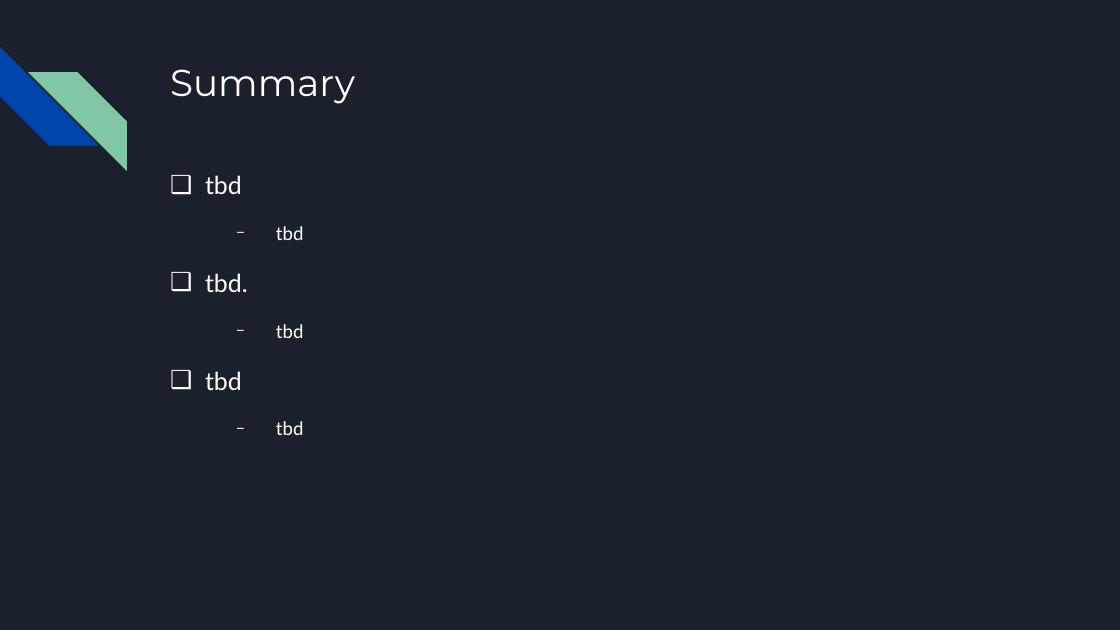
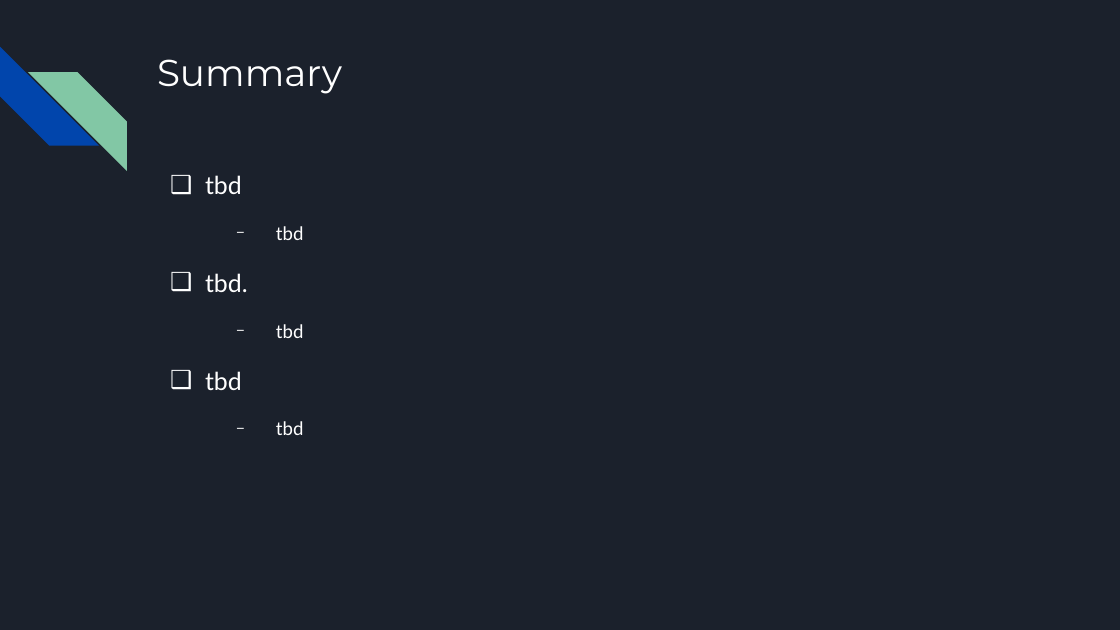
Before and after one commit to MichaelSzczepaniak/WordEmbeddings, a slide deck: slide 9 of word_embeddings_30min.odp (slide 8 before the commit). Drawn at 1120x630 pixels with LibreOffice and Linux fonts; fonts in the diff are those of the drawing. Boxes give left, top, right and bottom in pixels: in the first picture for what was removed or moved away, otherwise in the second. Text is boxed around its words. In the diff, an @@ line names an element or a change of style, - is before the commit and + after.

```diff
--- a/word_embeddings_30min.odp
+++ b/word_embeddings_30min.odp
@@ title "Summary": place and size @@
-title "Summary" at (170, 69, 355, 104)
+title "Summary" at (157, 59, 342, 94)
```
Also in this commit, not shown: 6 other slides changed, 4 slides added, 3 slides removed, 1 other file.
